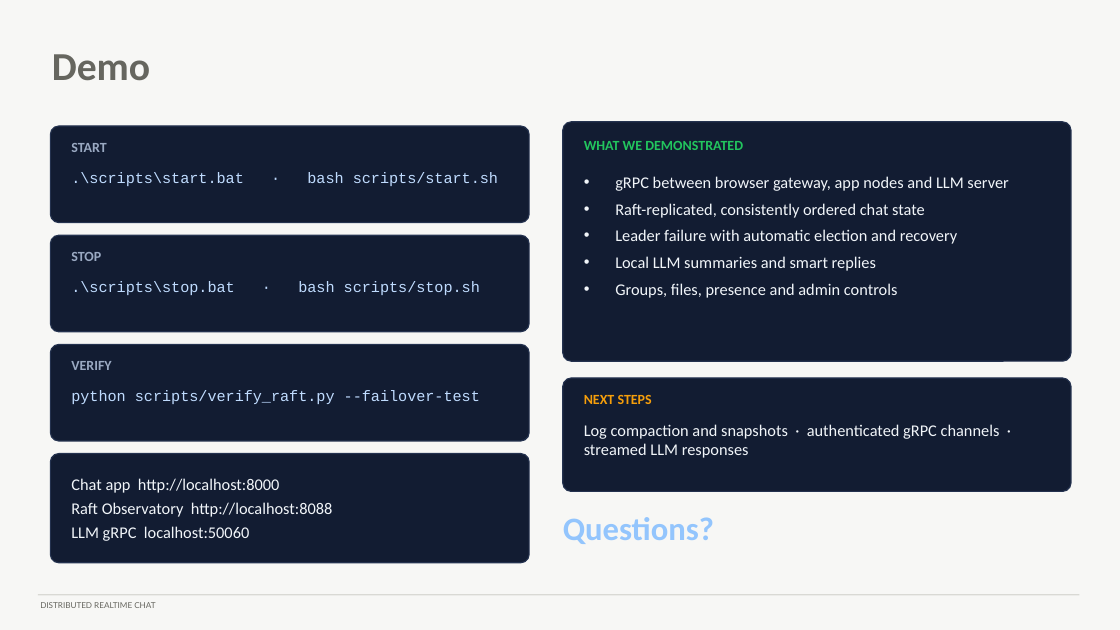
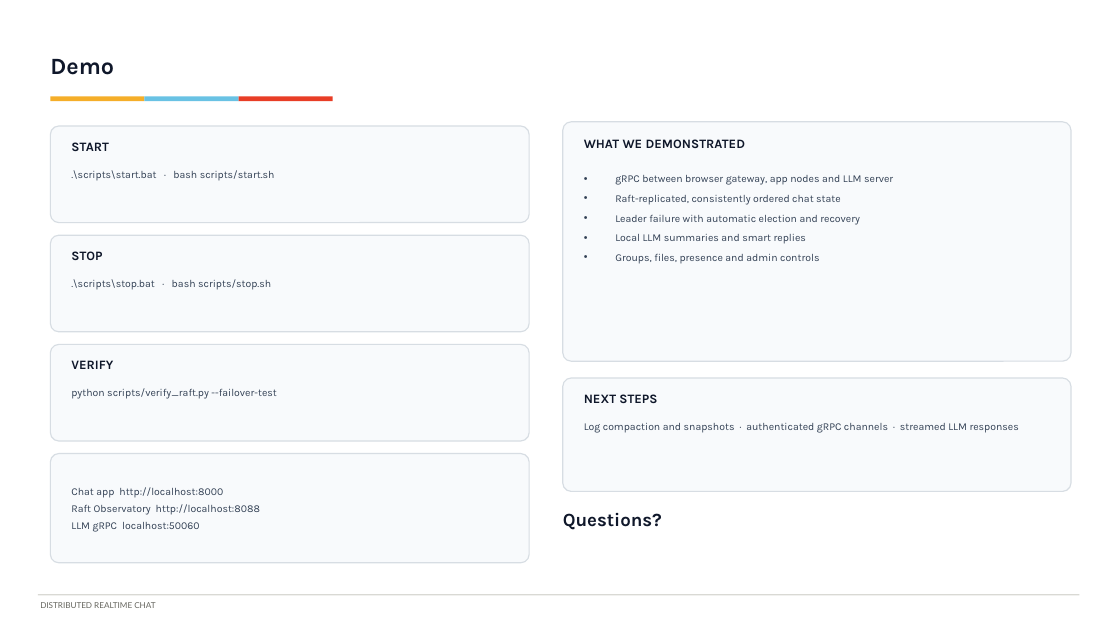
Before and after one commit to vishrutbhushan/distributed-realtime-chat, a slide deck: slide 9 of distributed-realtime-chat-demo.pptx. Drawn at 1120x630 pixels with LibreOffice and Linux fonts; fonts in the diff are those of the drawing. Boxes give left, top, right and bottom in pixels: in the first picture for what was removed or moved away, otherwise in the second. Text is boxed around its words. In the diff, an @@ line names an element or a change of style, - is before the commit and + after.

```diff
--- a/distributed-realtime-chat-demo.pptx
+++ b/distributed-realtime-chat-demo.pptx
@@ background #F7F7F5 to #FFFFFF @@
@@ title "Demo" at (50,59,114,75): size 34 to 20 pt, font Calibri to Karla, text colour #66665F to #0F172A @@
@@ rectangle added at (50,97,145,102), fill #F5AE29 @@
@@ rectangle added at (145,97,239,102), fill #69C2E4 @@
@@ rectangle added at (239,97,333,102), fill #E83D26 @@
@@ text "WHAT WE DEMONSTRATED" at (584,139,746,148): size 12 to 11 pt, font Calibri to Karla, text colour #22C55E to #0F172A @@
@@ size 12 to 11 pt, font Calibri to Karla, text colour #9AA9C2 to #0F172A in 3 elements at (71,142,109,151), (71,251,102,260), (71,360,113,369) @@
@@ size 13 to 9 pt, font Courier New to Karla, text colour #BFDBFE to #334155 in 3 elements at (71,170,275,181), (71,279,271,290), (71,388,276,399) @@
@@ fill #121C32 to #F8FAFC; outline #24324F 1 pt to #D7DDE3 1 pt in 6 elements at (50,126,529,223), (50,235,529,332), (50,344,529,441), (50,454,529,563), (563,122,1071,361), (563,378,1071,492) @@
@@ text "NEXT STEPS" at (584,394,657,403): size 12 to 11 pt, font Calibri to Karla, text colour #F59E0B to #0F172A @@
@@ size 14 to 9 pt, font Calibri to Karla, text colour #F1F5F9 to #334155 in 3 elements at (71,487,260,532), (615,175,893,264), (584,423,1019,433) @@
@@ text "Questions?" at (563,513,662,530): size 28 to 16 pt, font Calibri to Karla, text colour #93C5FD to #0F172A @@
```
Also in this commit, not shown: 8 other slides changed, 1 other file.
